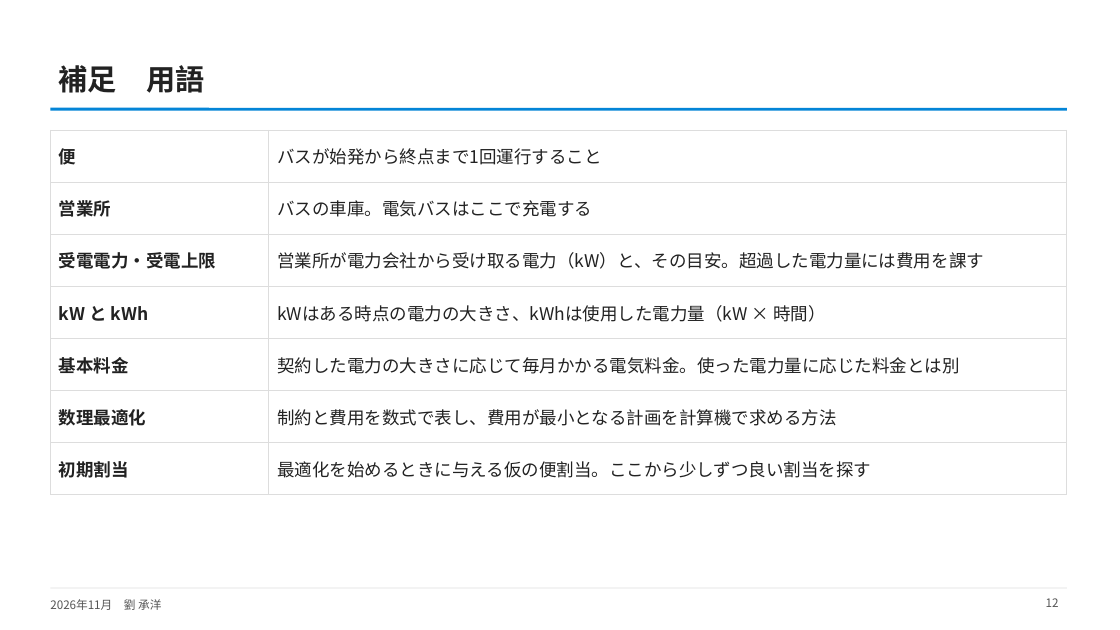
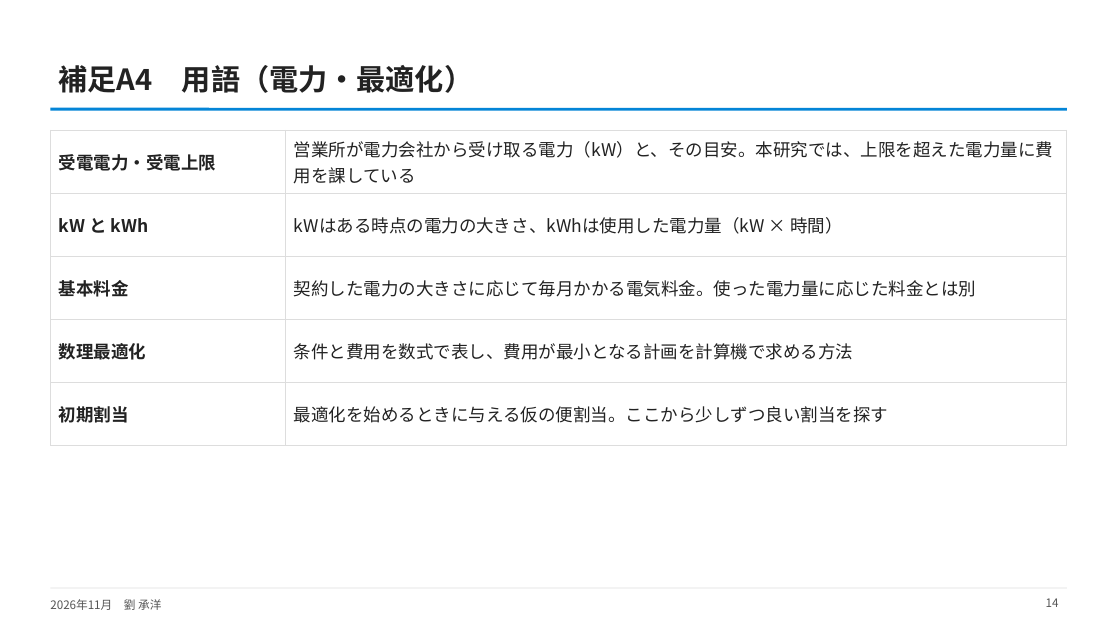
Before and after one commit to CYLIU2003/master-course, a slide deck: slide 14 of outcome/2026-11-16_nishiyama_consult/西山先生へのご相談_最新結果と3本目の柱.pptx (slide 12 before the commit). Drawn at 1120x630 pixels with LibreOffice and Linux fonts; fonts in the diff are those of the drawing. Boxes give left, top, right and bottom in pixels: in the first picture for what was removed or moved away, otherwise in the second. Text is boxed around its words. In the diff, an @@ line names an element or a change of style, - is before the commit and + after.

```diff
--- a/outcome/2026-11-16_nishiyama_consult/西山先生へのご相談_最新結果と3本目の柱.pptx
+++ b/outcome/2026-11-16_nishiyama_consult/西山先生へのご相談_最新結果と3本目の柱.pptx
@@ title at (x1=59, y1=65, x2=473, y2=93): text changed @@
-補足 用語
+補足A4 用語（電力・最適化）
@@ table at (x1=50, y1=130, x2=1067, y2=427) @@
-row 1: 便 | バスが始発から終点まで1回運行すること
-row 2: 営業所 | バスの車庫。電気バスはここで充電する
-row 3: 受電電力・受電上限 | 営業所が電力会社から受け取る電力（kW）と、その目安。超過した電力量には費用を課す
+row 1: 受電電力・受電上限 | 営業所が電力会社から受け取る電力（kW）と、その目安。本研究では、上限を超えた電力量に費用を課している
-row 4, column 2: 制約と費用を数式で表し、費用が最小となる計画を計算機で求める方法
+row 4, column 2: 条件と費用を数式で表し、費用が最小となる計画を計算機で求める方法
@@ page number at (x1=1046, y1=598, x2=1059, y2=607): text changed @@
-12
+14
```
Also in this commit, not shown: 10 other slides changed, 3 slides added, 1 slide removed, 2 other files.
